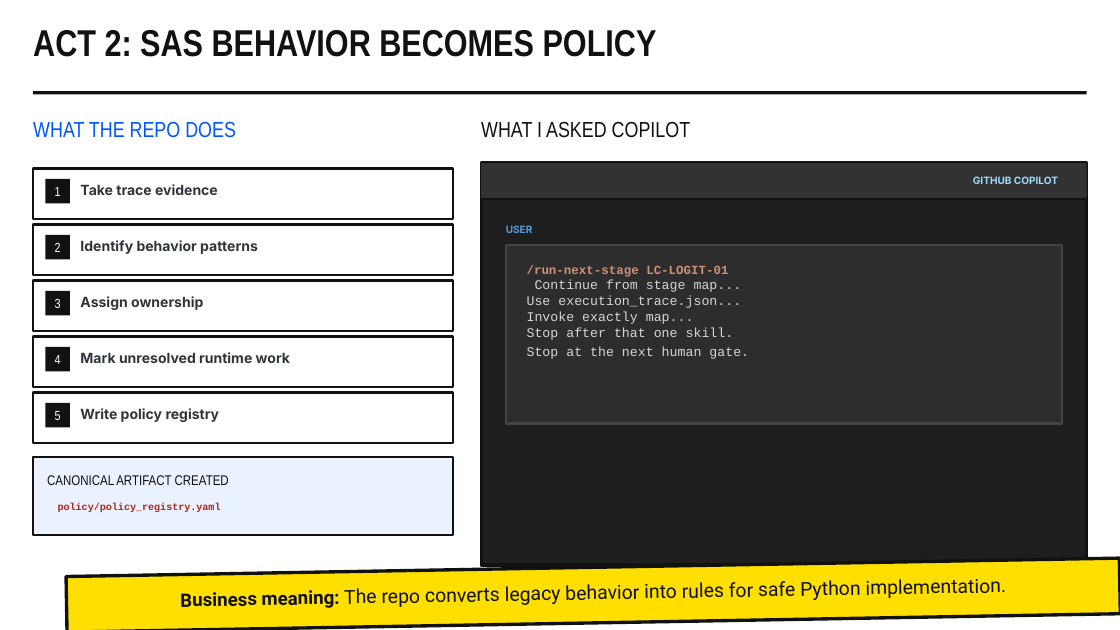
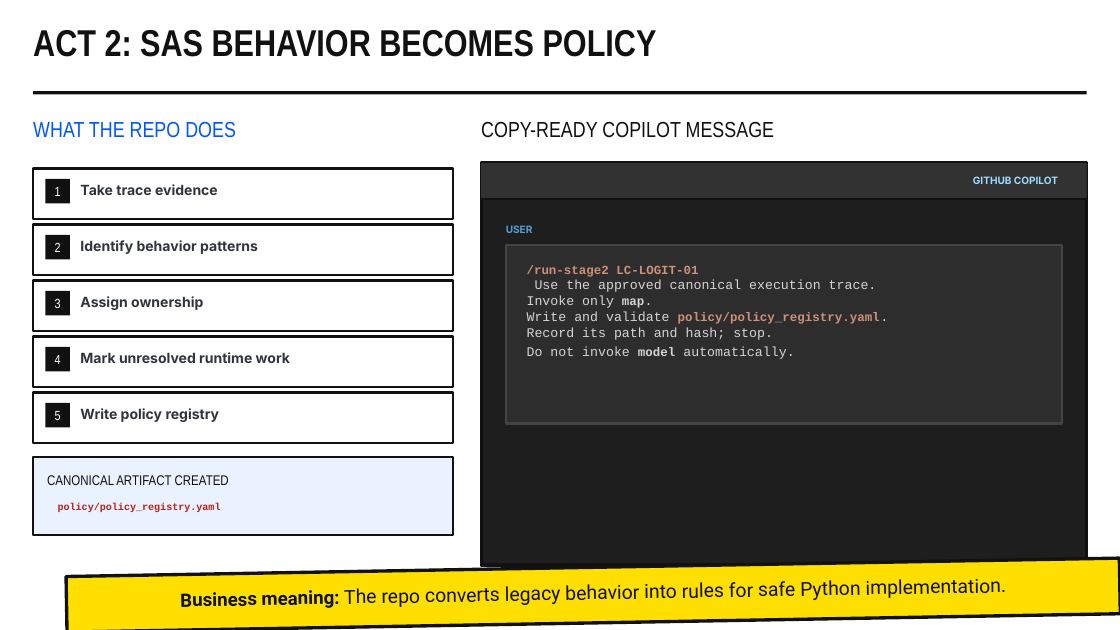
Before and after one commit to keshavnath1/Agent-mastery, a slide deck: slide 14 of Learning_series_copilot_sas_python.pptx. Drawn at 1120x630 pixels with LibreOffice and Linux fonts; fonts in the diff are those of the drawing; background and template pictures are left out. Boxes give left, top, right and bottom in pixels: in the first picture for what was removed or moved away, otherwise in the second. Text is boxed around its words. In the diff, an @@ line names an element or a change of style, - is before the commit and + after.

```diff
--- a/Learning_series_copilot_sas_python.pptx
+++ b/Learning_series_copilot_sas_python.pptx
@@ text at (x1=481, y1=121, x2=774, y2=138): text changed @@
-WHAT I ASKED COPILOT
+COPY-READY COPILOT MESSAGE
@@ text at (x1=527, y1=265, x2=880, y2=359): text changed @@
-/run-next-stage LC-LOGIT-01
-Continue from stage map...
-Use execution_trace.json...
-Invoke exactly map...
-Stop after that one skill.
-Stop at the next human gate.
+/run-stage2 LC-LOGIT-01
+Use the approved canonical execution trace.
+Invoke only map.
+Write and validate policy/policy_registry.yaml.
+Record its path and hash; stop.
+Do not invoke model automatically.
```
Also in this commit, not shown: 10 other slides changed.
